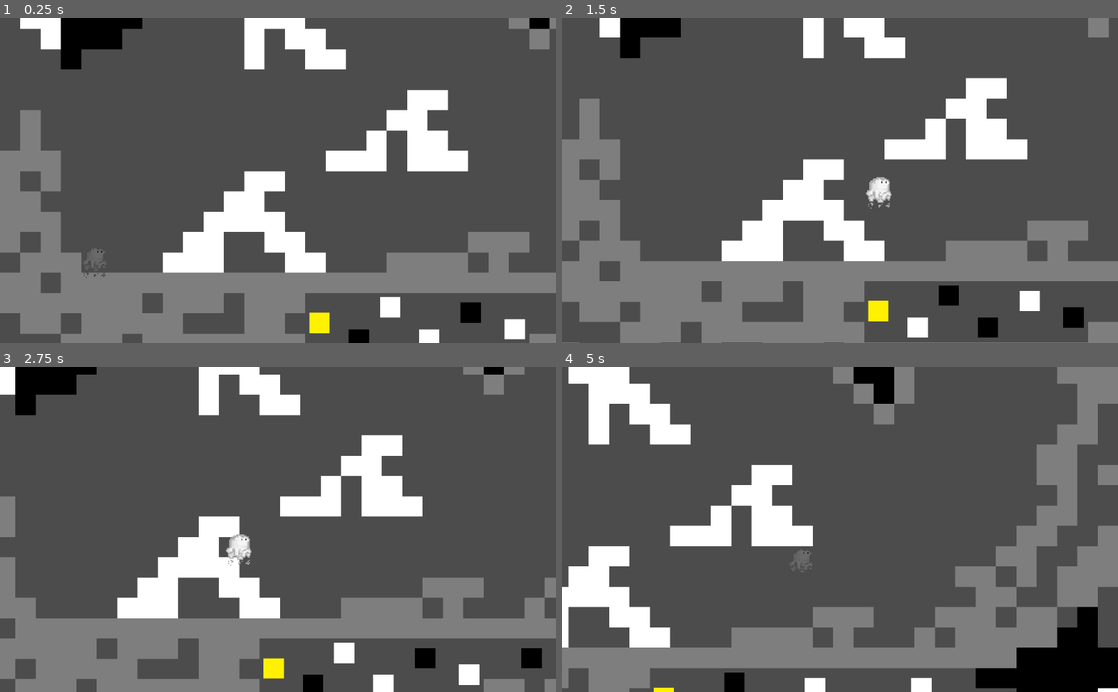
Above: before the commit, frames 1-4 (two rows, left to right).
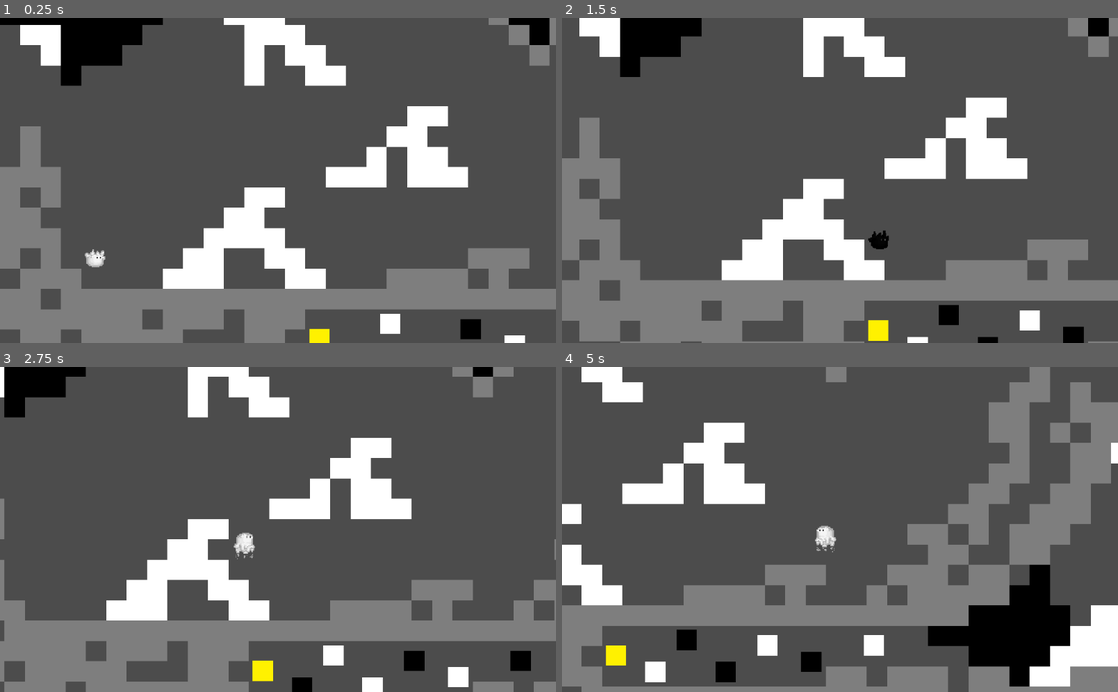
Above: after the commit, the same moments.

Repository: renzoventura/Relit
Game: Godot game, scene res://Scenes/levels/Level1.tscn
Same seed, same stepped clock (60 frames per second), same inputs: the game is played once before the commit and once after it. This scene is started directly instead of the project's main scene.
Inputs (mouse positions are in pixels of both pictures, inside the frame that each line leads up to):
- Up to frame 1 (0.25 s): no input
- Up to frame 2 (1.5 s): move the mouse to (962, 164) at 0.52 s; hold W (jump) 0.53-1.28 s; hold D (right) from 0.53 s (still down); tap Q (toggle_form) at 0.6 s; click (962, 164) at 0.67 s; move the mouse to (728, 196) at 1.27 s; tap W (jump) at 1.35 s
- Up to frame 3 (2.75 s): tap W (jump) at 1.52, 1.82 s; tap Q (toggle_form) at 1.55, 2.1 s; move the mouse to (333, 458) at 2.02 s; release D (right) at 2.03 s; hold A (left) from 2.03 s (still down); hold W (jump) from 2.03 s (still down)
- Up to frame 4 (5 s): move the mouse to (812, 594) at 2.77 s; release A (left) at 2.78 s; release W (jump) at 2.78 s; hold D (right) 2.78-4.28 s; tap Q (toggle_form) at 2.85, 4.35 s; click (812, 594) at 2.92 s; tap W (jump) at 3.02, 3.32, 4.52, 4.82 s; move the mouse to (1006, 578) at 3.52 s; hold W (jump) 3.53-4.28 s; move the mouse to (673, 480) at 4.27 s; hold A (left) from 4.28 s (still down)

The runs differ from the first frame. In frame 1, 23% of the frame differs, in the area x 0-100%, y 0-100%; in frame 2, 28%; in frame 3, 13%; in frame 4, 46%.

Commit message:
Replace sprite with animated sprite and add as scene

Diff:
--- /dev/null
+++ b/PlayerAnimation.gd
@@ -0,0 +1,29 @@
+extends AnimatedSprite
+
+func _on_Player_animate(motion, is_light):
+	if(is_light):
+		if motion.y < 0:
+			play("light_jump")
+		elif motion.y > 0:
+			play("light_idle")
+		elif motion.x == 0:
+			play("light_idle")
+		elif motion.x < 0:
+			flip_h = true
+#			play("walk_left")
+		elif motion.x > 0:
+			flip_h = false
+#			play("walk_right")
+	else:
+		if motion.y < 0:
+			play("dark_jump")
+		elif motion.y > 0:
+			play("dark_idle")
+		elif motion.x == 0:
+			play("dark_idle")
+		elif motion.x < 0:
+			flip_h = true
+#			play("walk_left")
+		elif motion.x > 0:
+			flip_h = false
+#			play("walk_right")
--- a/Scenes/player/Player.gd
+++ b/Scenes/player/Player.gd
@@ -1,19 +1,22 @@
 extends KinematicBody2D
 
 const SPEED = 700;
-const GRAVITY = 180;
+const GRAVITY = 100;
 const UP = Vector2(0,-1)
-const JUMP_SPEED = 2000
+const JUMP_SPEED = 1500
 const JUMP_PAD_SPEED = 6000
 const WORLD_LIMIT = 4000
-const dark_modulate = Color("6e6e6e")
-const light_modulate = Color("ffffff")
 const MAX_FALL_SPEED = 1900
+
+export var is_light = true
 
 var motion = Vector2(0,0)
 var can_toggle = true
 
+signal animate
+
 func _ready():
+	is_light = true
 	can_toggle = true
 
 func _process(delta):
@@ -21,6 +24,7 @@
 	move()
 	jump()
 	toggle_form()
+	animate()
 	move_and_slide(motion,UP)
 
 func move():
@@ -46,29 +50,16 @@
 
 func toggle_form():
 	if Input.is_action_just_pressed("toggle_form") and can_toggle:
-		toggle_mask_one()
-		toggle_mask_two()
-		update_texture()
-		update_camera_texture()
+		is_light = !is_light
+		update_form()
 
-func toggle_mask_one():
-	set_collision_mask_bit(1, !get_collision_mask_bit(1))
-
-func toggle_mask_two():
-	set_collision_mask_bit(2, !get_collision_mask_bit(2))
-
-func update_texture():
-	if (get_collision_mask_bit(1)):
-		$Sprite.modulate = dark_modulate
-	elif (get_collision_mask_bit(2)):
-		$Sprite.modulate = light_modulate
-
-func update_camera_texture():
-#	if (get_collision_mask_bit(1) and !get_collision_mask_bit(2)):
-#		$Camera2D/ParallaxBackground/ParallaxLayer/TextureRect.texture = load("res://assets/black_background.png")
-#	else:
-#		$Camera2D/ParallaxBackground/ParallaxLayer/TextureRect.texture = load("res://assets/white_background.png")
-	pass
+func update_form():
+	if is_light:
+		set_collision_mask_bit(1, true)
+		set_collision_mask_bit(2, false)
+	else:
+		set_collision_mask_bit(1, false)
+		set_collision_mask_bit(2, true)
 
 func _on_Area2D_body_entered(body):
 	if body.name != "Player":
@@ -80,3 +71,6 @@
 
 func hurt():
 	get_tree().call_group("Gamestate", "reset_level")
+
+func animate():
+	emit_signal("animate", motion, is_light)
--- a/Scenes/player/Player.tscn
+++ b/Scenes/player/Player.tscn
@@ -1,6 +1,6 @@
 [gd_scene load_steps=4 format=2]
 
-[ext_resource path="res://assets/light_jump.png" type="Texture" id=1]
+[ext_resource path="res://Scenes/player/PlayerAnimation.tscn" type="PackedScene" id=1]
 [ext_resource path="res://Scenes/player/Player.gd" type="Script" id=2]
 
 [sub_resource type="RectangleShape2D" id=1]
@@ -10,12 +10,6 @@
 position = Vector2( 0, -0.27739 )
 collision_mask = 0
 script = ExtResource( 2 )
-
-[node name="Sprite" type="Sprite" parent="."]
-modulate = Color( 0.431373, 0.431373, 0.431373, 1 )
-rotation = -0.00187879
-scale = Vector2( 0.3, 0.3 )
-texture = ExtResource( 1 )
 
 [node name="Area2D" type="Area2D" parent="."]
 collision_mask = 7
@@ -36,5 +30,10 @@
 
 [node name="CollisionShape2D" type="CollisionShape2D" parent="."]
 shape = SubResource( 1 )
+
+[node name="PlayerAnimation" parent="." instance=ExtResource( 1 )]
+animation = "dark_idle"
+playing = true
+[connection signal="animate" from="." to="PlayerAnimation" method="_on_Player_animate"]
 [connection signal="body_entered" from="Area2D" to="." method="_on_Area2D_body_entered"]
 [connection signal="body_exited" from="Area2D" to="." method="_on_Area2D_body_exited"]
--- /dev/null
+++ b/Scenes/player/PlayerAnimation.tscn
@@ -0,0 +1,42 @@
+[gd_scene load_steps=13 format=2]
+
+[ext_resource path="res://assets/player/Light idle right-3.png.png" type="Texture" id=1]
+[ext_resource path="res://assets/player/Light idle right-1.png.png" type="Texture" id=2]
+[ext_resource path="res://assets/player/Light idle right-4.png.png" type="Texture" id=3]
+[ext_resource path="res://assets/player/Light jump right.png" type="Texture" id=4]
+[ext_resource path="res://assets/player/Light idle right-2.png.png" type="Texture" id=5]
+[ext_resource path="res://PlayerAnimation.gd" type="Script" id=6]
+[ext_resource path="res://assets/player/Dark idle right-1.png.png" type="Texture" id=7]
+[ext_resource path="res://assets/player/Dark idle right-4.png.png" type="Texture" id=8]
+[ext_resource path="res://assets/player/Dark idle right-3.png.png" type="Texture" id=9]
+[ext_resource path="res://assets/player/Dark jump right.png" type="Texture" id=10]
+[ext_resource path="res://assets/player/Dark idle right-2.png.png" type="Texture" id=11]
+
+[sub_resource type="SpriteFrames" id=1]
+animations = [ {
+"frames": [ ExtResource( 2 ), ExtResource( 5 ), ExtResource( 1 ), ExtResource( 3 ) ],
+"loop": true,
+"name": "light_idle",
+"speed": 5.0
+}, {
+"frames": [ ExtResource( 4 ) ],
+"loop": true,
+"name": "light_jump",
+"speed": 5.0
+}, {
+"frames": [ ExtResource( 10 ) ],
+"loop": true,
+"name": "dark_jump",
+"speed": 5.0
+}, {
+"frames": [ ExtResource( 7 ), ExtResource( 11 ), ExtResource( 9 ), ExtResource( 8 ) ],
+"loop": true,
+"name": "dark_idle",
+"speed": 5.0
+} ]
+
+[node name="PlayerAnimation" type="AnimatedSprite"]
+scale = Vector2( 0.25, 0.25 )
+frames = SubResource( 1 )
+animation = "dark_jump"
+script = ExtResource( 6 )
Binary file added: assets/player/Dark idle left-1.png.png
Not shown, added: assets/player/Dark idle left-1.png.png.import
Binary file added: assets/player/Dark idle left-2.png.png
Not shown, added: assets/player/Dark idle left-2.png.png.import
Binary file added: assets/player/Dark idle left-3.png.png
Not shown, added: assets/player/Dark idle left-3.png.png.import
Binary file added: assets/player/Dark idle left-4.png.png
Not shown, added: assets/player/Dark idle left-4.png.png.import
Binary file added: assets/player/Dark idle right-1.png.png
Not shown, added: assets/player/Dark idle right-1.png.png.import
Binary file added: assets/player/Dark idle right-2.png.png
Not shown, added: assets/player/Dark idle right-2.png.png.import
(and 32 more such lines)
